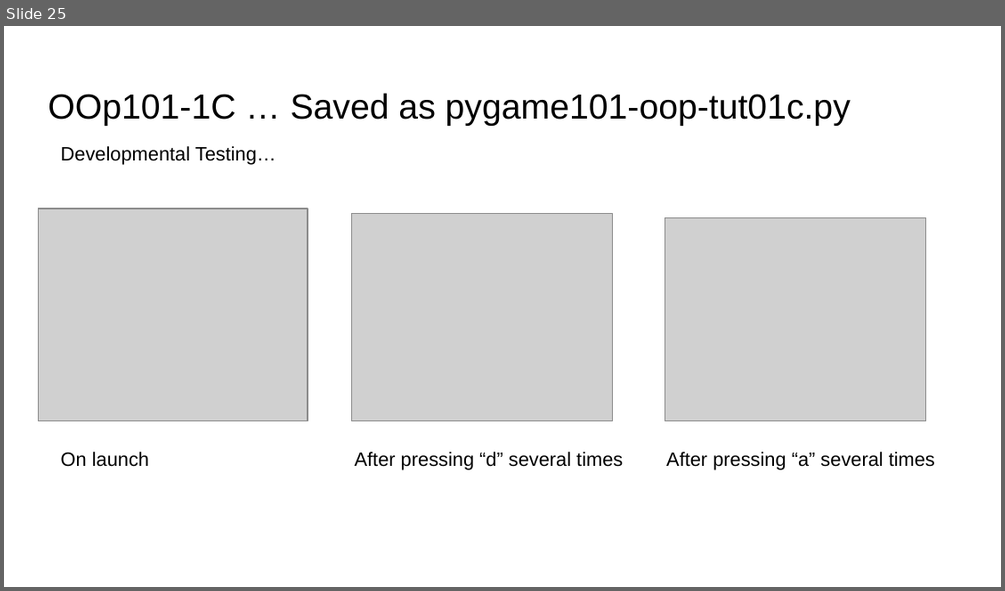
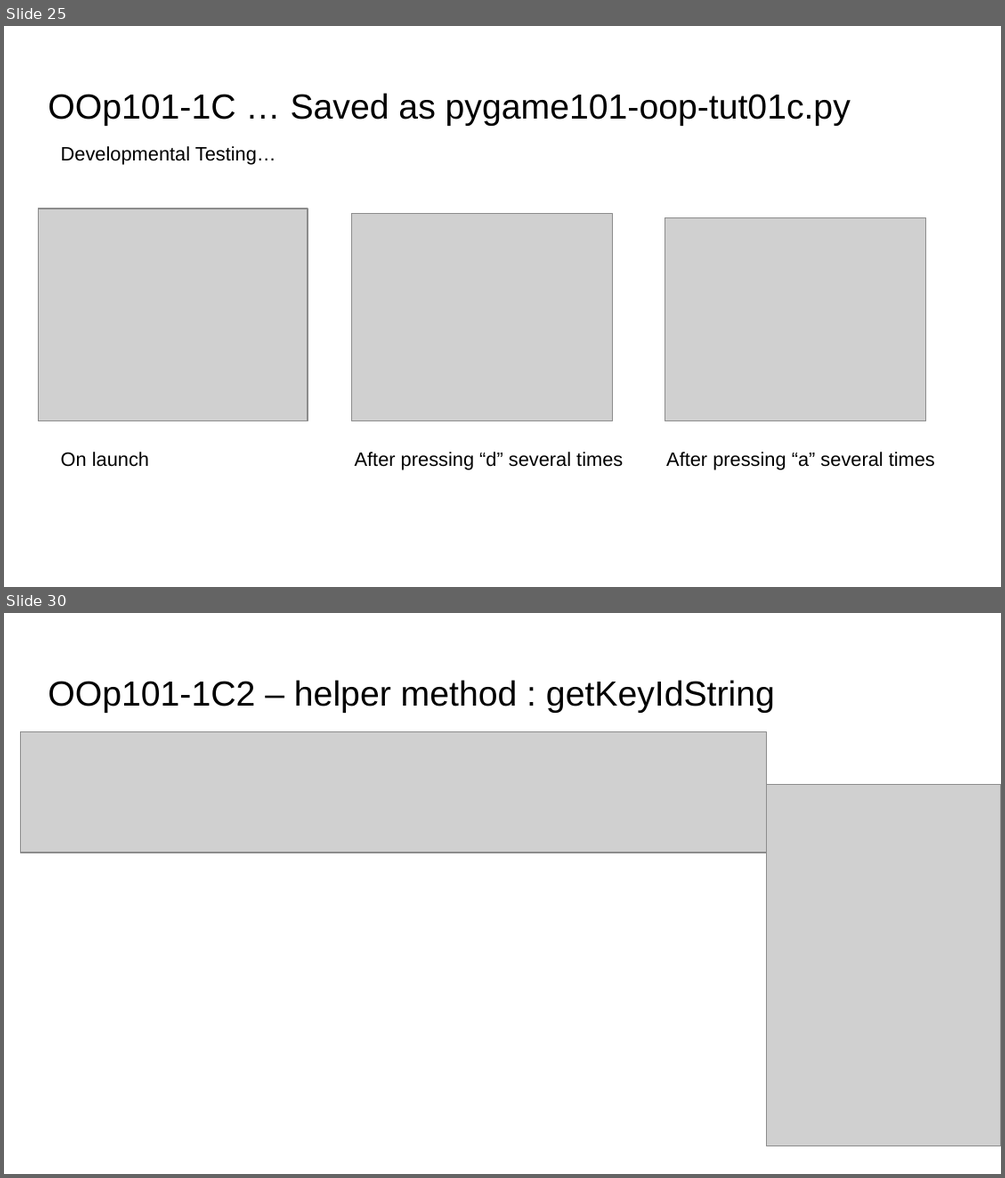
Before and after one commit to MrAWHolmes/KS5-NEA2425, a slide deck: tech_with_tim/Pygame-Tuts-101-1ABC/Docs/Pygame-101-Tuts-by-MrH.pptx. Shown one above the other, each under a label of ours: slide 25 before the commit, slides 25 and 30 after it; the slides between them are not shown. The pictures are 1005x591 and 1005x1178 pixels, drawn with LibreOffice and Linux fonts; fonts in the diff are those of the drawing; grey boxes stand for pictures. Boxes give left, top, right and bottom in pixels: in the first picture for what was removed or moved away, otherwise in the second. Text is boxed around its words. In the diff, an @@ line names an element or a change of style, - is before the commit and + after.

```diff
--- a/tech_with_tim/Pygame-Tuts-101-1ABC/Docs/Pygame-101-Tuts-by-MrH.pptx
+++ b/tech_with_tim/Pygame-Tuts-101-1ABC/Docs/Pygame-101-Tuts-by-MrH.pptx
@@ slide 30 added at (x1=4, y1=613, x2=1001, y2=1174), background #FFFFFF @@
@@ title added at (x1=48, y1=680, x2=775, y2=713), 25.2 pt, text #000000 @@
+OOp101-1C2 – helper method : getKeyIdString
@@ picture added at (x1=21, y1=731, x2=767, y2=852) @@
@@ picture added at (x1=766, y1=785, x2=1001, y2=1146) @@
```
Also in this commit, not shown: 10 other slides added, 3 other files.
